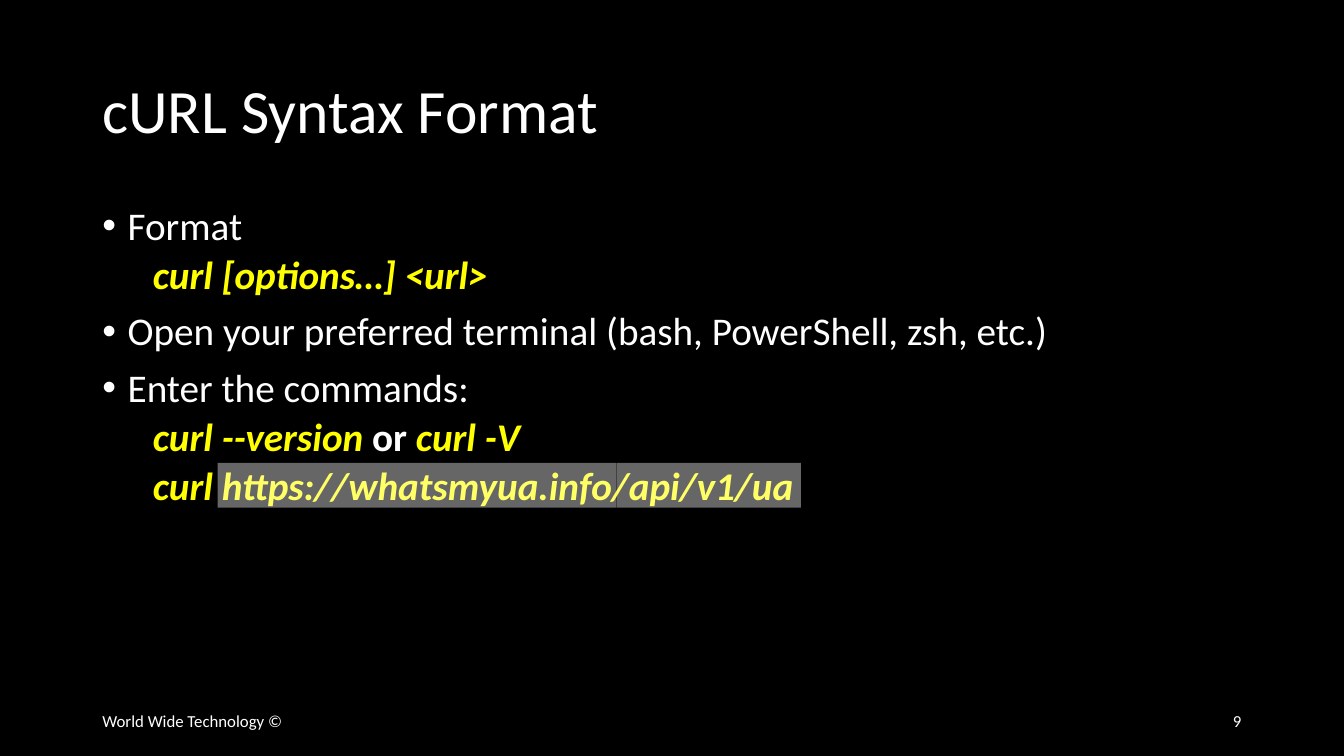
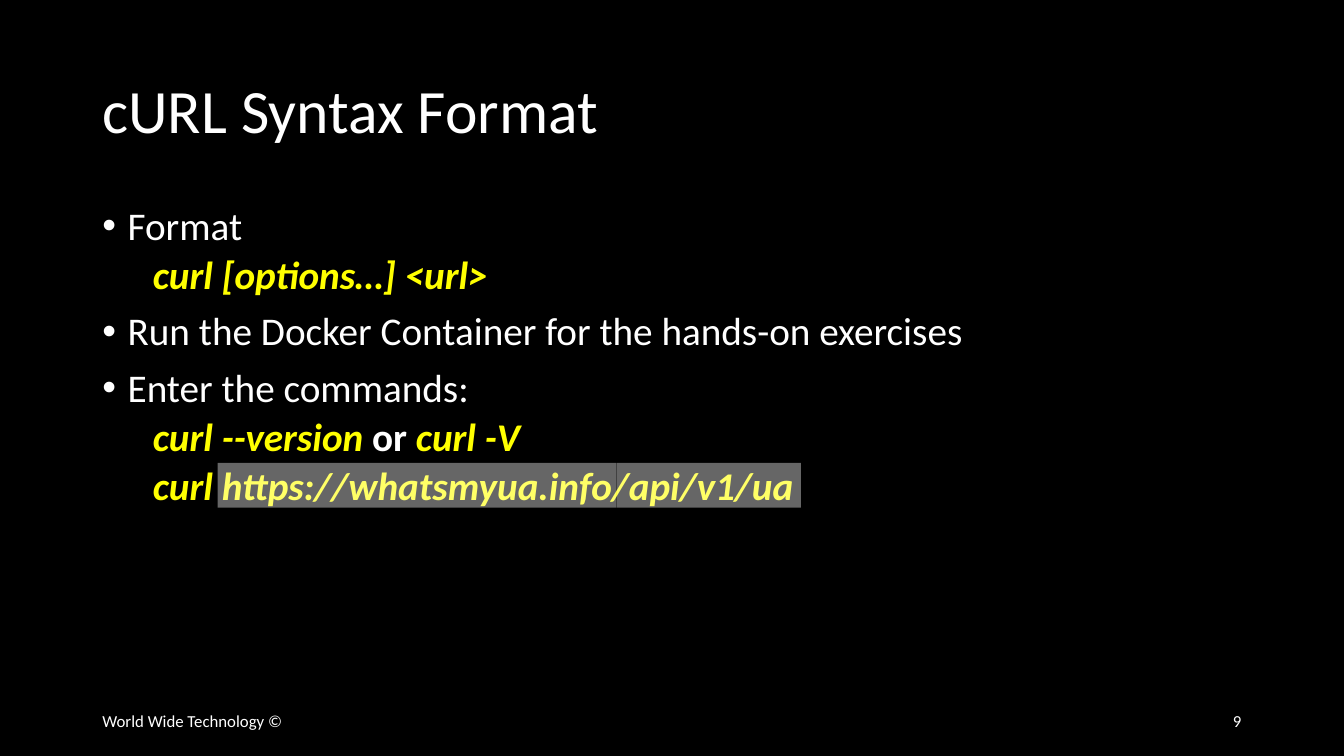
Before and after one commit to wwt/curl-requests-foundations, a slide deck: slide 9 of curl-requests-foundations.pptx. Drawn at 1344x756 pixels with LibreOffice and Linux fonts; fonts in the diff are those of the drawing. Boxes give left, top, right and bottom in pixels: in the first picture for what was removed or moved away, otherwise in the second. Text is boxed around its words. In the diff, an @@ line names an element or a change of style, - is before the commit and + after.

```diff
--- a/curl-requests-foundations.pptx
+++ b/curl-requests-foundations.pptx
@@ text at [128,317,962,346]: text changed @@
-• Open your preferred terminal (bash, PowerShell, zsh, etc.)
+• Run the Docker Container for the hands-on exercises
```
Also in this commit, not shown: 1 other slide changed, 8 slides added.
